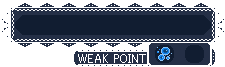
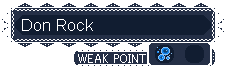
The second 225 × 67 image is a revision of the first. Changes to its layers:
renamed "Pasted Layer" to "Don Rock", showed it, moved it above "sES42ドンロック.png", painted on it over [left=22, top=19, right=93, bottom=31]
